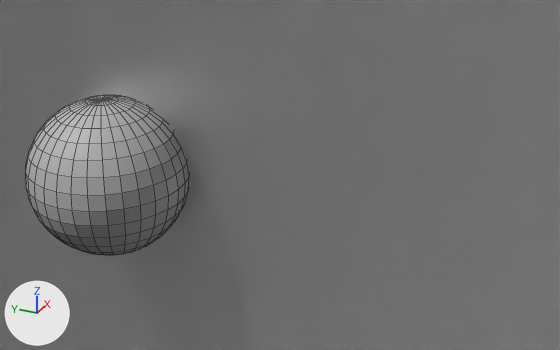
A saved change to the Blender file Computer Graphics/Cuts and shapes in 3D objects/can.blend.
One viewpoint serves both versions: a 50 mm lens placed at (0.883, -0.267, 3.189), pointed at (1.272, -0.092, 2.994). Arrows for +X, +Y and +Z are at lower left; the lights stay in place. Mesh edges are drawn as thin lines on the coarser meshes.

Before the edit, the objects in view are built like this:
```python
me_cylinder = bpy.data.meshes.new('Cylinder')
me_cylinder.from_pydata(...)  # 1069 vertices, 1064 faces; spans x -1.0..1.0, y -1.0..1.0, z -1.0..1.0
me_cylinder.materials.append(mat_can)  # its picture is missing
me_sphere_002 = bpy.data.meshes.new('Sphere.002')
me_sphere_002.from_pydata(...)  # a UV sphere (32 segments, 16 rings, poles along z) spanning x -1.0..1.0, y -1.0..1.0, z -1.0..1.0
ob_can_body = bpy.data.objects.new('Can Body', me_cylinder)
ob_can_body.location = (0.0, 0.0, 2.4112)
ob_can_body.scale = (1.26, 1.26, 2.43)
_m = ob_can_body.modifiers.new('Subdivision', 'SUBSURF')
_m.levels = 3
ob_flow_origin = bpy.data.objects.new('Flow origin', me_sphere_002)
ob_flow_origin.location = (1.2297, 0.0017, 2.9944)
ob_flow_origin.scale = (-0.0483, -0.0483, -0.0483)
```
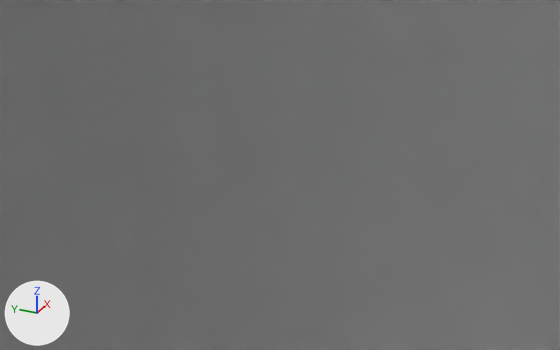
Where the change shows, as pixel boxes [x1, y1, x2, y2] in the pictures (560 x 350 px):
'Flow origin', hidden
    before: [26, 95, 189, 255]

What changed in the scene script:
```text
Change ob_flow_origin:
    add ob_flow_origin.hide_set(True)
```
